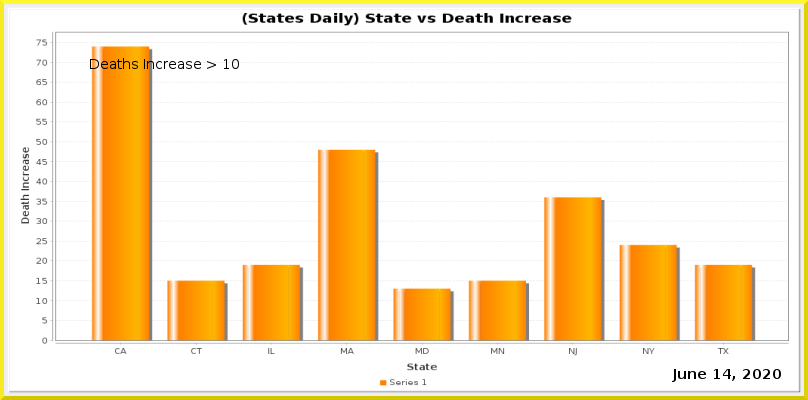
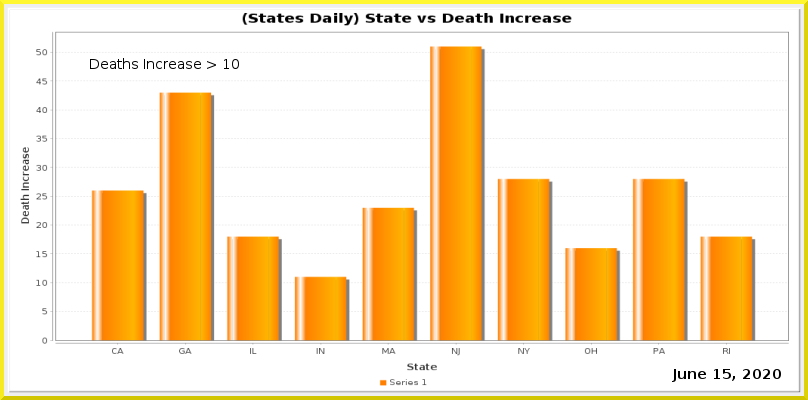
Before/after of a 808 x 400 layered artwork. What changed in the layer stack:
painted on "Current Date" over left=723, top=369, right=731, bottom=379
painted on "Date_vs_TestIncrease.png" over left=36, top=39, right=789, bottom=356
